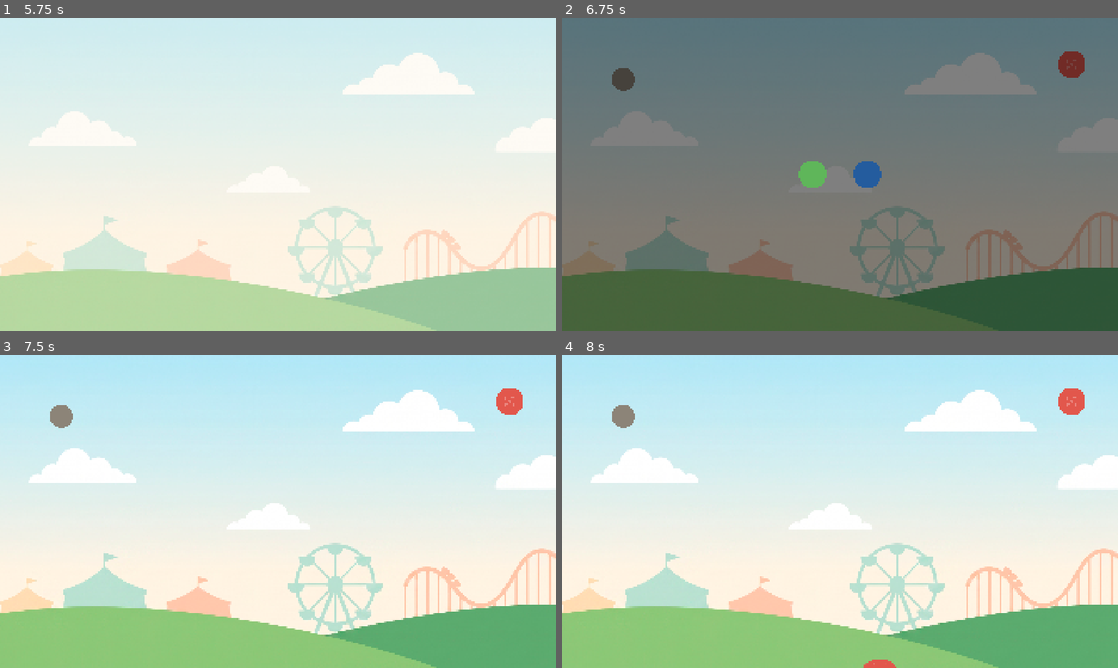
Above: before the commit, frames 1-4 (two rows, left to right).
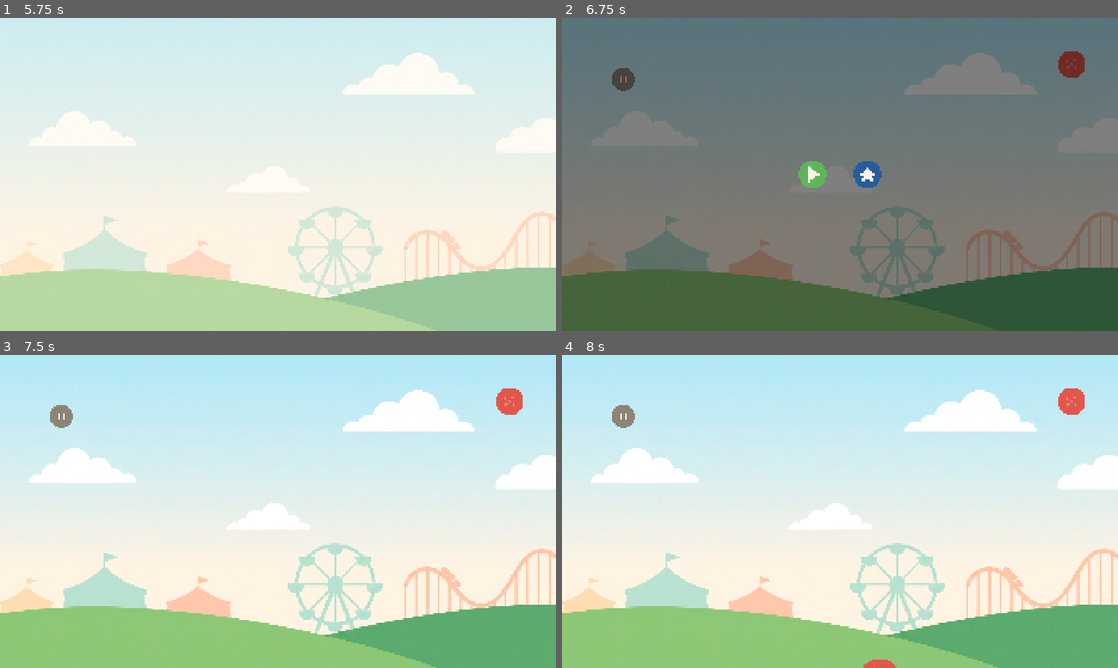
Above: after the commit, the same moments.

Repository: paulalegre/Kiwito
Game: Godot game, scene res://root.tscn
The game is run twice, just before and just after one commit, with the same random seed, the same clock (stepped at 60 frames per second) and the same inputs.
Inputs (mouse positions are in pixels of both pictures, inside the frame that each line leads up to):
- Up to frame 1 (5.75 s): tap Enter at 0.5, 2, 3.5 s; drag from (278, 174) to (38, 58) at 0.52 s; tap Space at 1.25, 2.75, 4.25 s; drag from (38, 58) to (278, 174) at 1.27 s; move the mouse to (333, 105) at 2.02 s; tap Ctrl at 2.1 s; click (333, 105) at 2.17 s; drag from (250, 237) to (111, 127) at 2.77 s; move the mouse to (444, 221) at 3.52 s; tap Alt at 3.6 s; click (444, 221) at 3.67 s; tap Escape at 4.15 s; drag from (111, 127) to (194, 96) at 4.27 s; move the mouse to (305, 174) at 5.02 s; hold Shift from 5.03 s (still down); click (305, 174) at 5.17 s
- Up to frame 2 (6.75 s): release Shift at 5.75 s; drag from (756, 96) to (728, 190) at 5.77 s; drag from (623, 80) to (895, 105) at 6.52 s
- Up to frame 3 (7.5 s): drag from (250, 511) to (250, 574) at 7.27 s
- Up to frame 4 (8 s): no input

Frame 1 is identical in both runs. In frame 2, 0.1% of the frame differs, in the area x 10-57%, y 18-53%; in frame 3, less than 0.1%; in frame 4, less than 0.1%.

Commit message:
refactor: replace procedural icon drawing in TappableIcon with texture-based rendering and initialize design specifications for pause menu assets.

Diff:
--- a/shared/ui_elements/pause_menu/pause_overlay.tscn
+++ b/shared/ui_elements/pause_menu/pause_overlay.tscn
@@ -18,6 +18,7 @@
 palette = ExtResource("3_palette")
 color_id = &"warm_grey_tint"
 icon_radius = 40.0
+glyph = 1
 
 [node name="Overlay" type="ColorRect" parent="."]
 anchors_preset = 15
@@ -46,9 +47,11 @@
 palette = ExtResource("3_palette")
 color_id = &"green_hoja"
 icon_radius = 48.0
+glyph = 2
 
 [node name="SalirButton" type="Control" parent="Overlay/CenterContainer/HBoxContainer"]
 script = ExtResource("2_icon")
 palette = ExtResource("3_palette")
 color_id = &"blue_oceano"
 icon_radius = 48.0
+glyph = 3
--- a/shared/ui_elements/pause_menu/tappable_icon.gd
+++ b/shared/ui_elements/pause_menu/tappable_icon.gd
@@ -3,13 +3,33 @@
 
 ## Ícono táctil reutilizable para chrome de UI (botón Casa, Continuar, Salir
 ## al Hub). Hitbox +30% sobre el ícono visible (CLAUDE.md reglas de input),
-## sin texto: solo un círculo teñido desde `Palette`.
+## sin texto: un círculo teñido desde `Palette` con un glifo plano encima,
+## construido por superposición de formas redondeadas (Direccion_de_Arte.md
+## §3: sin contorno, sin ángulos rectos, falso volumen por planos).
 
 signal tapped
+
+enum Glyph { NONE, PAUSE, PLAY, HOME }
+
+const GLYPH_COLOR_ID: StringName = &"cream_fade"
+
+const PAUSE_BAR_WIDTH_RATIO: float = 0.16
+const PAUSE_BAR_HEIGHT_RATIO: float = 0.6
+const PAUSE_BAR_GAP_RATIO: float = 0.22
+
+const PLAY_TRIANGLE_EXTENT_RATIO: float = 0.5
+const PLAY_TRIANGLE_CORNER_RATIO: float = 0.08
+
+const HOME_ROOF_EXTENT_RATIO: float = 0.5
+const HOME_ROOF_HEIGHT_RATIO: float = 0.42
+const HOME_ROOF_CORNER_RATIO: float = 0.08
+const HOME_BASE_SIZE_RATIO: Vector2 = Vector2(0.62, 0.4)
+const HOME_BASE_CORNER_RATIO: float = 0.14
 
 @export var palette: Palette
 @export var color_id: StringName = &""
 @export var icon_radius: float = 40.0
+@export var glyph: Glyph = Glyph.NONE
 
 func _ready() -> void:
 	var hitbox_radius: float = icon_radius * 1.3
@@ -21,7 +41,102 @@
 func _draw() -> void:
 	if palette == null:
 		return
-	draw_circle(size / 2.0, icon_radius, palette.get_color(color_id))
+	var center: Vector2 = size / 2.0
+	draw_circle(center, icon_radius, palette.get_color(color_id))
+	_draw_glyph(center)
+
+func _draw_glyph(center: Vector2) -> void:
+	if glyph == Glyph.NONE:
+		return
+
+	var glyph_color: Color = palette.get_color(GLYPH_COLOR_ID)
+	match glyph:
+		Glyph.PAUSE:
+			_draw_pause_glyph(center, glyph_color)
+		Glyph.PLAY:
+			_draw_play_glyph(center, glyph_color)
+		Glyph.HOME:
+			_draw_home_glyph(center, glyph_color)
+
+func _draw_pause_glyph(center: Vector2, glyph_color: Color) -> void:
+	var bar_width: float = icon_radius * PAUSE_BAR_WIDTH_RATIO
+	var bar_height: float = icon_radius * PAUSE_BAR_HEIGHT_RATIO
+	var gap: float = icon_radius * PAUSE_BAR_GAP_RATIO
+	_draw_capsule(center + Vector2(-gap, 0.0), bar_width, bar_height, glyph_color)
+	_draw_capsule(center + Vector2(gap, 0.0), bar_width, bar_height, glyph_color)
+
+## Cápsula vertical (rectángulo + dos círculos en los extremos): la misma
+## técnica de superposición de formas planas que ya usa Balloon/GoalBox para
+## fingir volumen, aquí para evitar puntas rectas en las barras de pausa.
+func _draw_capsule(capsule_center: Vector2, width: float, height: float, color: Color) -> void:
+	var half_width: float = width / 2.0
+	var straight_height: float = maxf(height - width, 0.0)
+	if straight_height > 0.0:
+		var rect_position: Vector2 = capsule_center - Vector2(half_width, straight_height / 2.0)
+		draw_rect(Rect2(rect_position, Vector2(width, straight_height)), color)
+	draw_circle(capsule_center + Vector2(0.0, -straight_height / 2.0), half_width, color)
+	draw_circle(capsule_center + Vector2(0.0, straight_height / 2.0), half_width, color)
+
+func _draw_play_glyph(center: Vector2, glyph_color: Color) -> void:
+	var extent: float = icon_radius * PLAY_TRIANGLE_EXTENT_RATIO
+	var corner_radius: float = icon_radius * PLAY_TRIANGLE_CORNER_RATIO
+	var points: PackedVector2Array = PackedVector2Array([
+		center + Vector2(-extent * 0.5, -extent),
+		center + Vector2(extent, 0.0),
+		center + Vector2(-extent * 0.5, extent),
+	])
+	_draw_rounded_triangle(points, corner_radius, glyph_color)
+
+func _draw_home_glyph(center: Vector2, glyph_color: Color) -> void:
+	_draw_home_roof(center, glyph_color)
+	_draw_home_base(center, glyph_color)
+
+func _draw_home_roof(center: Vector2, glyph_color: Color) -> void:
+	var extent: float = icon_radius * HOME_ROOF_EXTENT_RATIO
+	var roof_height: float = icon_radius * HOME_ROOF_HEIGHT_RATIO
+	var corner_radius: float = icon_radius * HOME_ROOF_CORNER_RATIO
+	var points: PackedVector2Array = PackedVector2Array([
+		center + Vector2(0.0, -roof_height),
+		center + Vector2(extent, 0.0),
+		center + Vector2(-extent, 0.0),
+	])
+	_draw_rounded_triangle(points, corner_radius, glyph_color)
+
+func _draw_home_base(center: Vector2, glyph_color: Color) -> void:
+	var base_size: Vector2 = Vector2(icon_radius, icon_radius) * HOME_BASE_SIZE_RATIO
+	var corner_radius: float = icon_radius * HOME_BASE_CORNER_RATIO
+	var base_center: Vector2 = center + Vector2(0.0, base_size.y / 2.0)
+	_draw_rounded_rect(Rect2(base_center - base_size / 2.0, base_size), corner_radius, glyph_color)
+
+## Triángulo relleno (draw_polygon) con un círculo superpuesto en cada
+## vértice para redondear las puntas sin recurrir a un contorno.
+func _draw_rounded_triangle(points: PackedVector2Array, corner_radius: float, color: Color) -> void:
+	draw_polygon(points, PackedColorArray([color]))
+	for point: Vector2 in points:
+		draw_circle(point, corner_radius, color)
+
+## Rectángulo redondeado: cruz de dos rectángulos inscritos + un círculo por
+## esquina, misma técnica de planos superpuestos.
+func _draw_rounded_rect(rect: Rect2, corner_radius: float, color: Color) -> void:
+	var inset_h: Rect2 = Rect2(
+		rect.position + Vector2(corner_radius, 0.0),
+		rect.size - Vector2(corner_radius * 2.0, 0.0)
+	)
+	var inset_v: Rect2 = Rect2(
+		rect.position + Vector2(0.0, corner_radius),
+		rect.size - Vector2(0.0, corner_radius * 2.0)
+	)
+	draw_rect(inset_h, color)
+	draw_rect(inset_v, color)
+
+	var corners: Array[Vector2] = [
+		rect.position,
+		rect.position + Vector2(rect.size.x, 0.0),
+		rect.position + Vector2(0.0, rect.size.y),
+		rect.position + rect.size,
+	]
+	for corner: Vector2 in corners:
+		draw_circle(corner, corner_radius, color)
 
 func _on_gui_input(event: InputEvent) -> void:
 	if not event is InputEventScreenTouch:
Not shown, added: openspec/changes/archive/2026-07-31-pause-menu-iconography/.openspec.yaml
Not shown, added: openspec/changes/pause-menu-icon-assets/.openspec.yaml
Not shown, added: openspec/changes/archive/2026-07-31-pause-menu-iconography/design.md
Not shown, added: openspec/changes/archive/2026-07-31-pause-menu-iconography/proposal.md
Not shown, added: openspec/changes/archive/2026-07-31-pause-menu-iconography/specs/pause-menu/spec.md
Not shown, added: openspec/changes/archive/2026-07-31-pause-menu-iconography/tasks.md
Not shown, added: openspec/changes/pause-menu-icon-assets/design.md
Not shown, added: openspec/changes/pause-menu-icon-assets/proposal.md
Not shown, added: openspec/changes/pause-menu-icon-assets/specs/pause-menu/spec.md
Not shown, added: openspec/changes/pause-menu-icon-assets/tasks.md
Not shown, changed: openspec/specs/pause-menu/spec.md
